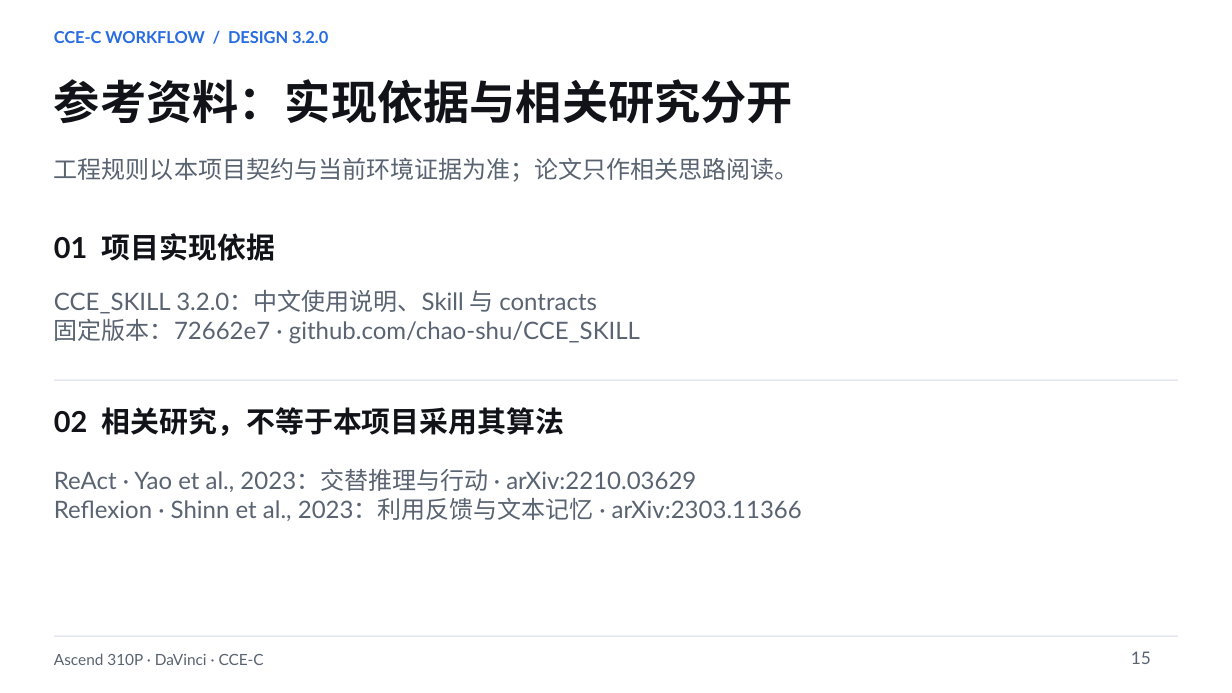
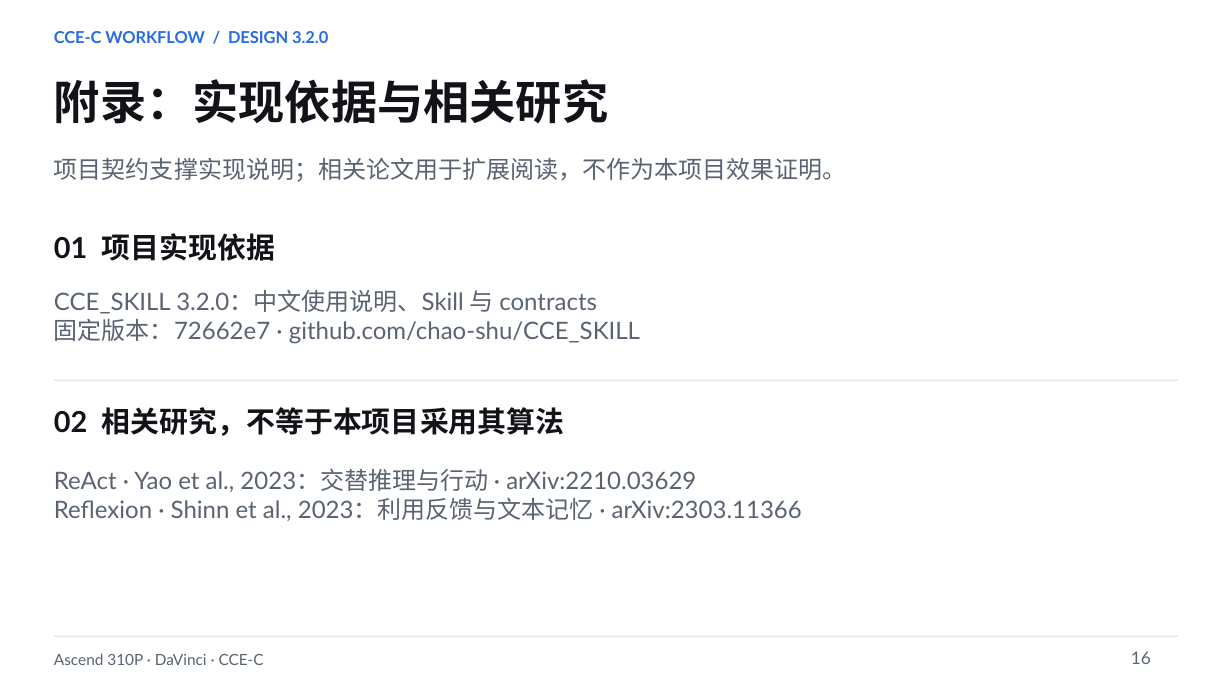
Before and after one commit to chao-shu/CCE_SKILL, a slide deck: slide 16 of docs/Ascend310P_CCEC_Workflow_v3.2.0_CN.pptx (slide 15 before the commit). Drawn at 1232x693 pixels with LibreOffice and Linux fonts; fonts in the diff are those of the drawing. Boxes give left, top, right and bottom in pixels: in the first picture for what was removed or moved away, otherwise in the second. Text is boxed around its words. In the diff, an @@ line names an element or a change of style, - is before the commit and + after.

```diff
--- a/docs/Ascend310P_CCEC_Workflow_v3.2.0_CN.pptx
+++ b/docs/Ascend310P_CCEC_Workflow_v3.2.0_CN.pptx
@@ text at [54,79,608,124]: text changed @@
-参考资料：实现依据与相关研究分开
+附录：实现依据与相关研究
@@ text at [54,158,847,182]: text changed @@
-工程规则以本项目契约与当前环境证据为准；论文只作相关思路阅读。
+项目契约支撑实现说明；相关论文用于扩展阅读，不作为本项目效果证明。
@@ text at [1131,651,1151,664]: text changed @@
-15
+16
```
Also in this commit, not shown: 14 other slides changed.
